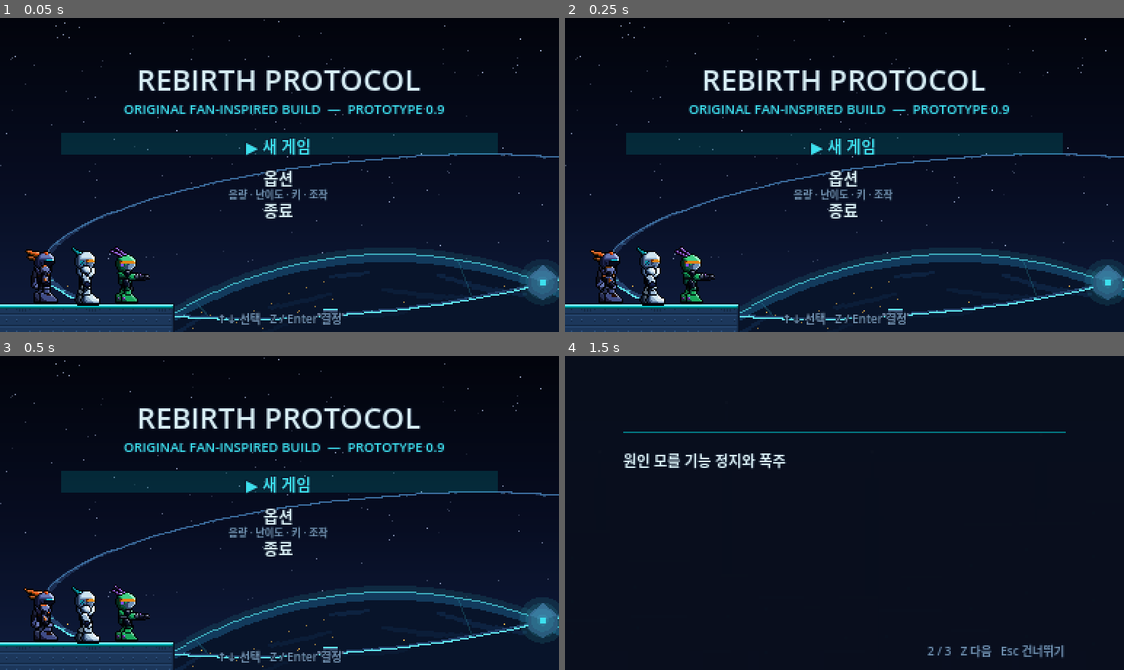
Above: before the commit, frames 1-4 (two rows, left to right).
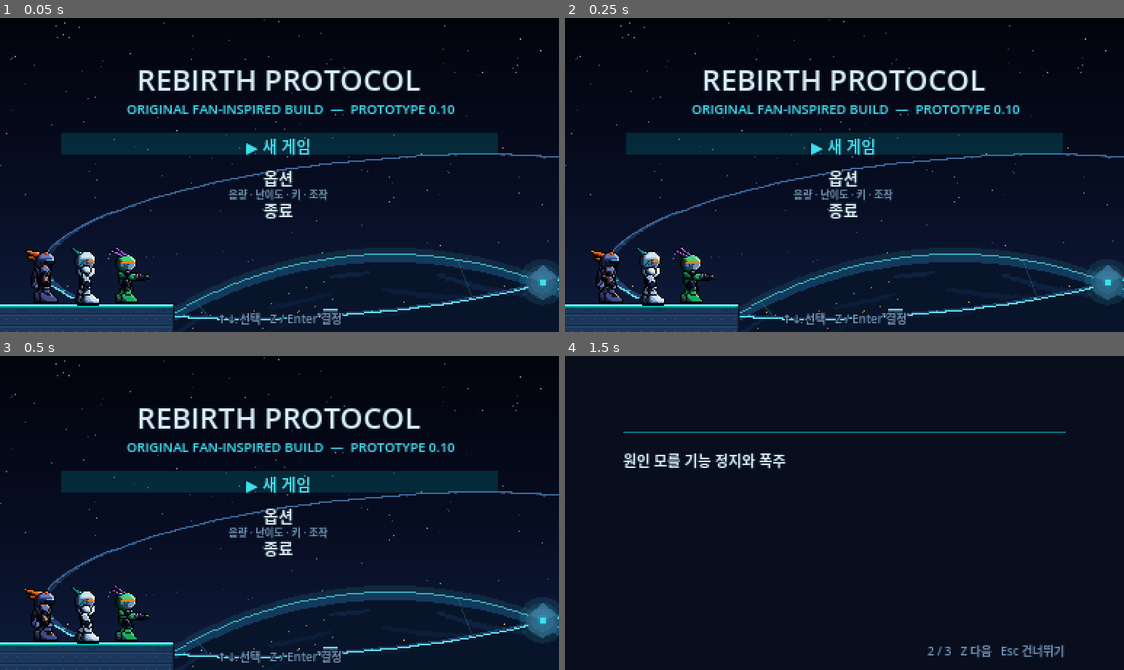
Above: after the commit, the same moments.

Repository: tail-s/Fangame_for_Mac
Game: Godot game, scene res://scenes/main.tscn
The game is run twice, just before and just after one commit, with the same random seed, the same clock (stepped at 60 frames per second) and the same inputs.
Inputs (mouse positions are in pixels of both pictures, inside the frame that each line leads up to):
- Up to frame 1 (0.05 s): no input
- Up to frame 2 (0.25 s): no input
- Up to frame 3 (0.5 s): no input
- Up to frame 4 (1.5 s): tap Enter (confirm) at 0.5 s; move the mouse to (967, 497) at 0.52 s; hold Right (move_right) 0.53-1.25 s; tap G (armor_swap) at 0.6 s; click (967, 497) at 0.67 s; tap Z (jump) at 0.77, 1.07 s; drag from (732, 528) to (816, 575) at 1.27 s

The runs differ from the first frame. In frame 1, 1.3% of the frame differs, in the area x 22-82%, y 27-31%; in frame 2, 1.3%; in frame 3, 1.3%; in frame 4, nothing differs.

Commit message:
버전 0.10: 8단계(히트스톱·카메라 앞보기·도전 기록·보스 밸런스 1차) 릴리스
Co-Authored-By: Claude Opus 5.5 <noreply@anthropic.com>

Diff:
--- a/game/scripts/main.gd
+++ b/game/scripts/main.gd
@@ -188,7 +188,7 @@
 	items.append({"id": "options", "text": "옵션", "note": "음량 · 난이도 · 키 · 조작"})
 	items.append({"id": "quit", "text": "종료"})
 	get_tree().call_group("backdrop", "set_theme", "title")
-	_show_menu("REBIRTH PROTOCOL", "ORIGINAL FAN-INSPIRED BUILD  —  PROTOTYPE 0.9", items,
+	_show_menu("REBIRTH PROTOCOL", "ORIGINAL FAN-INSPIRED BUILD  —  PROTOTYPE 0.10", items,
 			"↑↓ 선택   Z / Enter 결정", _on_title_choice, Callable())
 	_menu.add_child(TitleHeroes.new())
 	Audio.music("title")
Not shown, changed: game/export_presets.cfg
